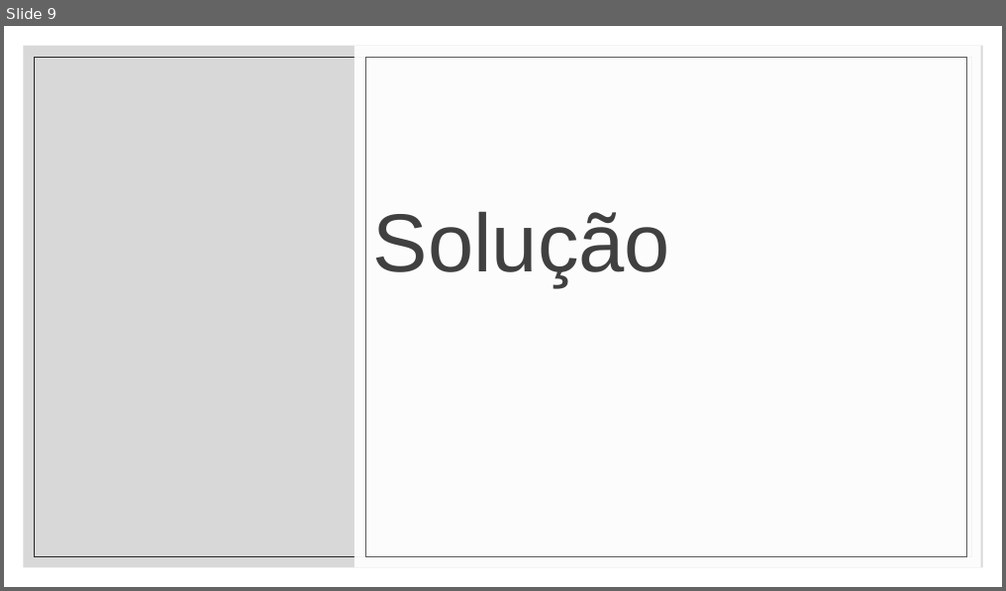
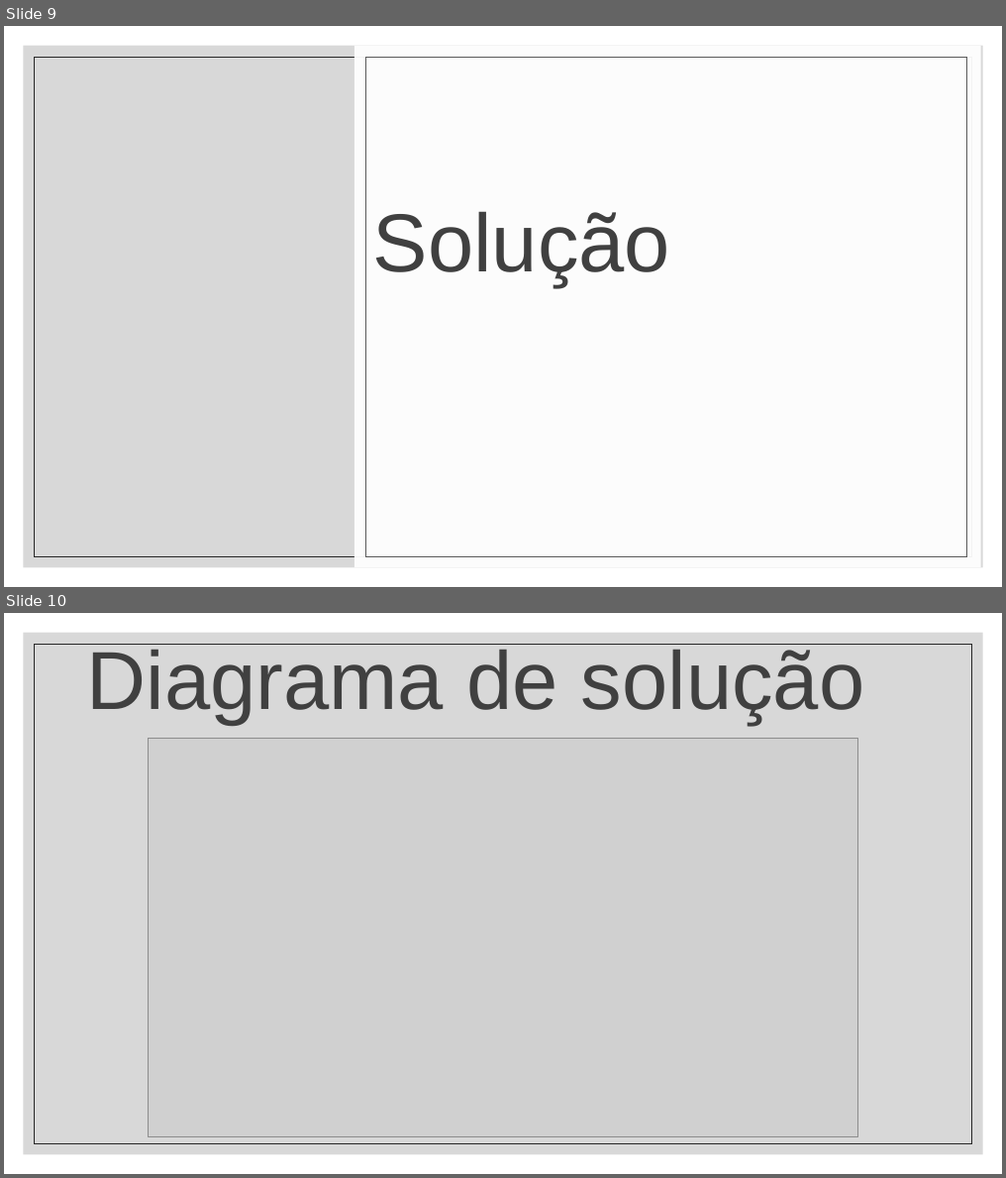
Before and after one commit to Roberto-Gomes-hub/-GroonTec, a slide deck: apresentacao/contextualizacao.pptx. Shown one above the other, each under a label of ours: slide 9 before the commit, slides 9 and 10 after it. The pictures are 1006x591 and 1006x1178 pixels, drawn with LibreOffice and Linux fonts; fonts in the diff are those of the drawing; grey boxes stand for pictures; background and template pictures are left out. Boxes give left, top, right and bottom in pixels: in the first picture for what was removed or moved away, otherwise in the second. Text is boxed around its words. In the diff, an @@ line names an element or a change of style, - is before the commit and + after.

Commit message:
modifiquei o ppt

```diff
--- a/apresentacao/contextualizacao.pptx
+++ b/apresentacao/contextualizacao.pptx
@@ slide 10 added at box(4, 613, 1002, 1174), background #FFFFFF; not listed: 2 template elements that a slide beside it also shows @@
@@ title added at box(87, 644, 865, 724), 79.2 pt, text #404040 @@
+Diagrama de solução
@@ picture added at box(149, 738, 858, 1137) @@
```
Also in this commit, not shown: 1 other file.
